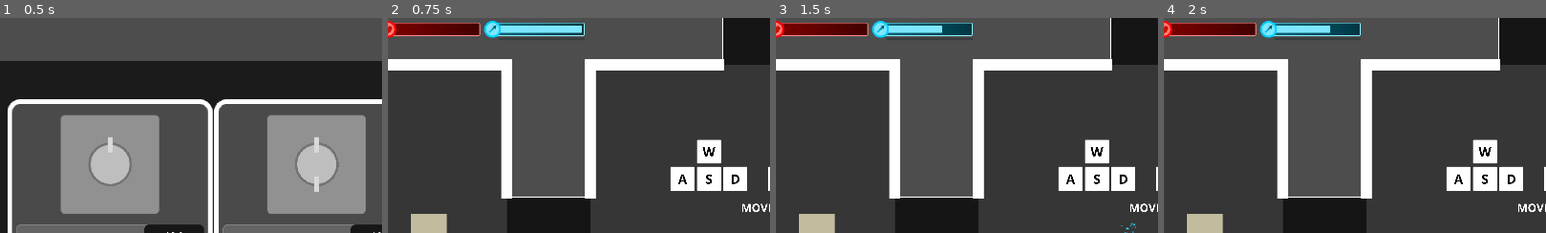
Above: before the commit, frames 1-4 (left to right).
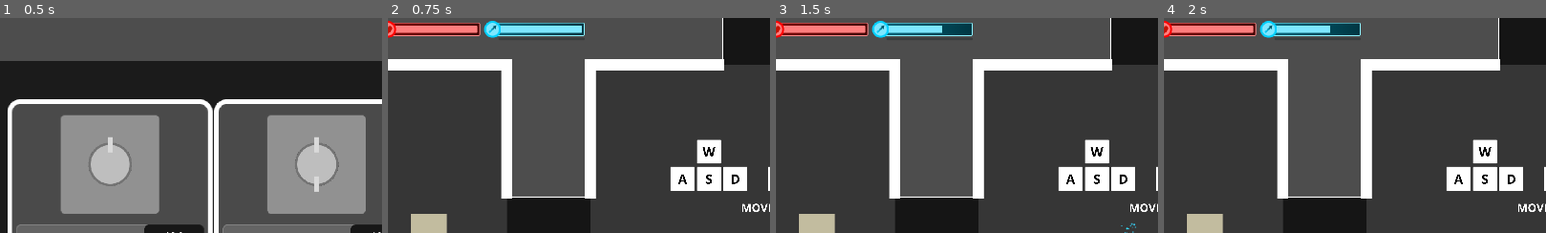
Above: after the commit, the same moments.

Repository: doanryderrhythm/thesis-1-vng-game
Game: Godot game, scene res://scenes/main_scenes/shop_scene.tscn
Two runs of this game, one before a commit and one after it. Both use one fixed random seed, a clock stepped at 60 frames per second and the inputs below.
Inputs (mouse positions are % of the whole screen's width and height, from its top left):
- Up to frame 1 (0.5 s): no input
- Up to frame 2 (0.75 s): click "START" at 0.5 s
- Up to frame 3 (1.5 s): tap Enter at 1.25 s; move the mouse to (72, 45) at 1.27 s; hold Right (right) from 1.28 s (still down); tap Space (dash) at 1.35 s; click (72, 45) at 1.42 s
- Up to frame 4 (2 s): keep holding Right (right)
The pictures show only the part of the screen within x 2-52%, y 0-50%; the shares and areas given below are measured in that part.

Frame 1 is identical in both runs. In frame 2, 0.8% of the frame differs, in the area x 2-24%, y 3-8%; in frame 3, 0.8%; in frame 4, 0.8%.

Commit message:
Fix the player health bar display incorrectly

Diff:
--- a/untitled-thesis-1-game/scenes/ui/debug_ui.tscn
+++ b/untitled-thesis-1-game/scenes/ui/debug_ui.tscn
@@ -33,7 +33,7 @@
 
 func _ready() -> void:
 	health_bar.min_value = 0
-	health_bar.max_value = GameManager.player.health
+	health_bar.max_value = ProfileManager.health
 
 	dash_bar.min_value = 0
 	dash_bar.max_value = ValueStorer.max_dash_count
